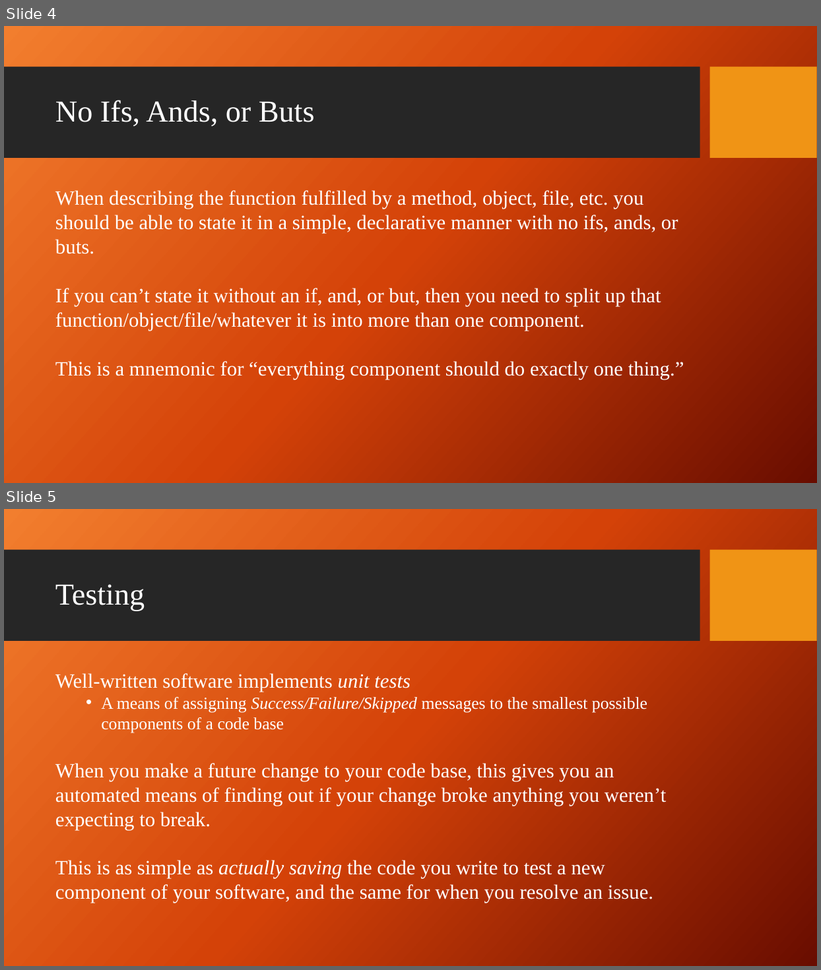
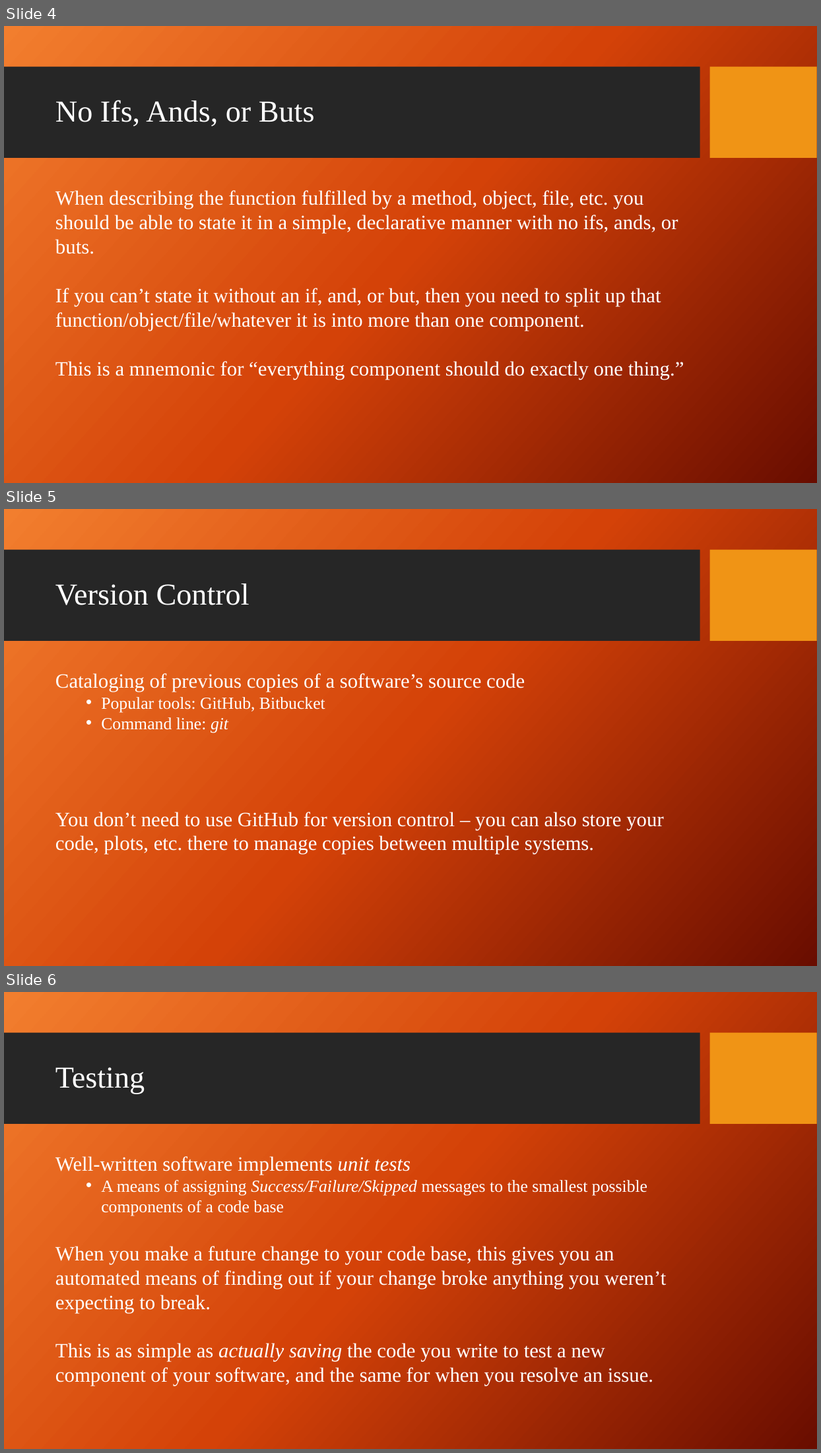
Before and after one commit to giganano/PythonBootcamp, a slide deck: slides/basicSE.pptx. Shown one above the other, each under a label of ours: slides 4 and 5 before the commit, slides 4, 5 and 6 after it. The pictures are 821x970 and 821x1453 pixels, drawn with LibreOffice and Linux fonts; fonts in the diff are those of the drawing; background and template pictures are left out. Boxes give left, top, right and bottom in pixels: in the first picture for what was removed or moved away, otherwise in the second. Text is boxed around its words. In the diff, an @@ line names an element or a change of style, - is before the commit and + after.

```diff
--- a/slides/basicSE.pptx
+++ b/slides/basicSE.pptx
@@ slide 5 added at (4,509,817,966), background picture (left out); not listed: 2 template elements that a slide beside it also shows @@
@@ title added at (55,584,250,605), 36 pt, text #FFFFFF @@
+Version Control
@@ text added at (55,673,663,855), 24 pt, text #FFFFFF @@
+Cataloging of previous copies of a software’s source code
+  • Popular tools: GitHub, Bitbucket
+  • Command line: git
+You don’t need to use GitHub for version control – you can also store your code, plots, etc. there to manage copies between multiple systems.
@@ what was slide 5 is now slide 6 @@
```
Also in this commit, not shown: 2 slides changed, 1 other file.
